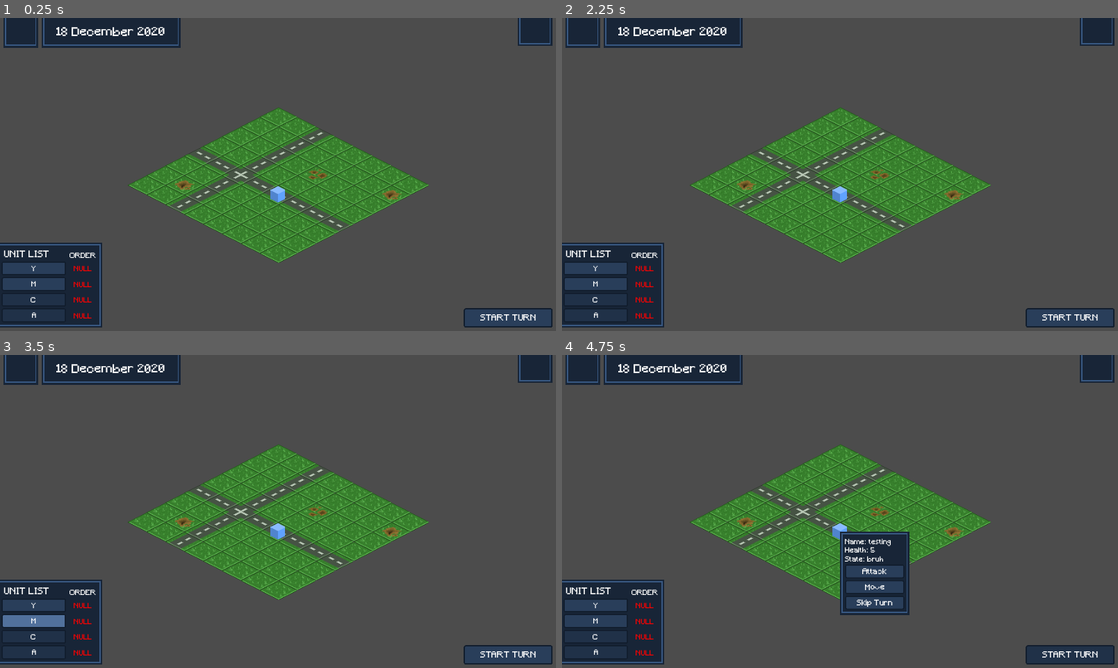
Above: before the commit, frames 1-4 (two rows, left to right).
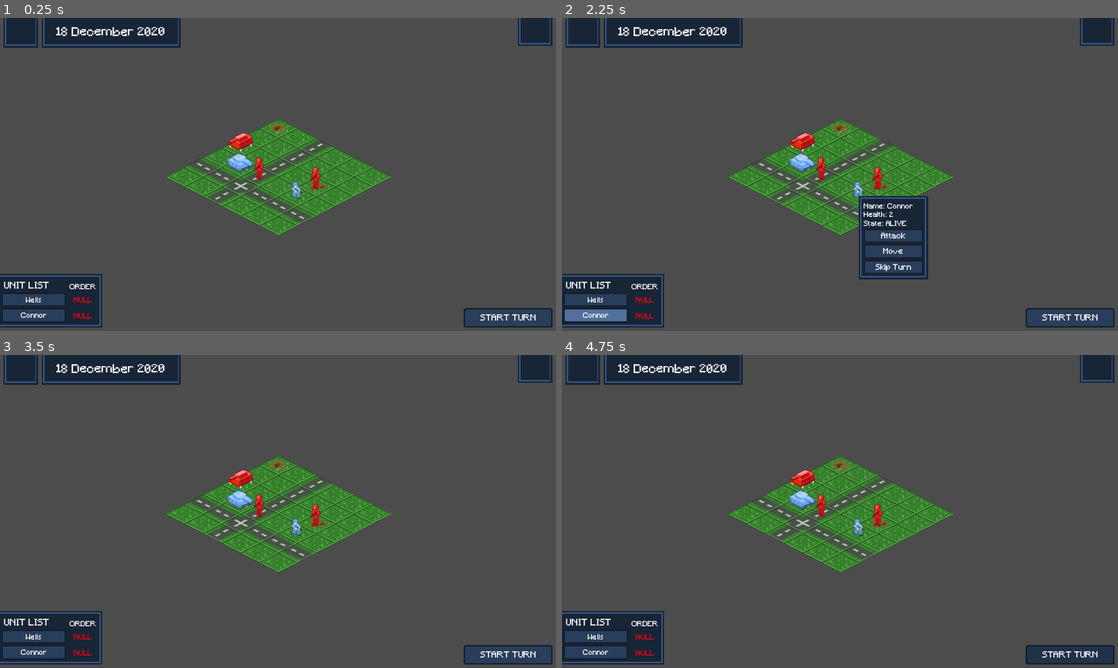
Above: after the commit, the same moments.

Repository: Xascoria/Brackeys
Game: Godot game, scene res://2Scenes/Level.tscn
Same seed, same stepped clock (60 frames per second), same inputs: the game is played once before the commit and once after it.
Inputs (mouse positions are in pixels of both pictures, inside the frame that each line leads up to):
- Up to frame 1 (0.25 s): no input
- Up to frame 2 (2.25 s): click (595, 299) at 0.5 s, where only the run after the commit has a clickable "Wells"; click (595, 268) at 1.25 s, where only the run before the commit has a clickable "Y"; click (595, 315) at 2 s, where only the run after the commit has a clickable "Connor"
- Up to frame 3 (3.5 s): click (33, 621) at 2.75 s, where only the run before the commit has a clickable "M"
- Up to frame 4 (4.75 s): click "START TURN" at 3.5 s; click (840, 530) at 4.27 s

The runs differ from the first frame. In frame 1, 13% of the frame differs, in the area x 0-78%, y 28-96%; in frame 2, 15%, in the area x 0-78%, y 28-97%; in frame 3, 13%; in frame 4, 14%.

Commit message:
Working on core-loop

Diff:
--- a/2Globals/BGMPlayer.gd
+++ b/2Globals/BGMPlayer.gd
@@ -15,3 +15,6 @@
 func mute_unmute():
 	stream_paused = not muted
 	muted = not muted
+
+	if not muted and not playing:
+		self.play()
--- a/2Scenes/Level.tscn
+++ b/2Scenes/Level.tscn
@@ -8,11 +8,13 @@
 script = ExtResource( 3 )
 
 [node name="Map" parent="." instance=ExtResource( 1 )]
-position = Vector2( 640, 204.107 )
+position = Vector2( 640, 230 )
 scale = Vector2( 1.4, 1.4 )
 
 [node name="UI" parent="." instance=ExtResource( 2 )]
 [connection signal="turn_finished" from="Map" to="." method="_on_Map_turn_finished"]
 [connection signal="unit_clicked" from="Map" to="." method="_on_Map_unit_clicked"]
+[connection signal="menu" from="UI" to="." method="_on_UI_menu"]
+[connection signal="restart" from="UI" to="." method="_on_UI_restart"]
 [connection signal="startTurn" from="UI" to="." method="_on_UI_startTurn"]
 [connection signal="unit_selected" from="UI" to="." method="_on_UI_unit_selected"]
--- a/2Scenes/Map.tscn
+++ b/2Scenes/Map.tscn
@@ -156,7 +156,7 @@
 tile_set = SubResource( 1 )
 cell_size = Vector2( 62, 32 )
 format = 1
-tile_data = PoolIntArray( 0, 7, 0, 1, 7, 0, 2, 1, 0, 3, 7, 0, 4, 7, 0, 5, 7, 0, 6, 7, 0, 7, 7, 0, 65536, 7, 0, 65537, 7, 0, 65538, 1, 0, 65539, 7, 0, 65540, 7, 0, 65541, 7, 0, 65542, 7, 0, 65543, 9, 0, 131072, 7, 0, 131073, 7, 0, 131074, 1, 0, 131075, 7, 0, 131076, 8, 0, 131077, 7, 0, 131078, 7, 0, 131079, 7, 0, 196608, 7, 0, 196609, 7, 0, 196610, 1, 0, 196611, 7, 0, 196612, 7, 0, 196613, 7, 0, 196614, 7, 0, 196615, 7, 0, 262144, 0, 0, 262145, 0, 0, 262146, 2, 0, 262147, 0, 0, 262148, 0, 0, 262149, 0, 0, 262150, 0, 0, 262151, 0, 0, 327680, 7, 0, 327681, 7, 0, 327682, 1, 0, 327683, 7, 0, 327684, 7, 0, 327685, 7, 0, 327686, 7, 0, 327687, 7, 0, 393216, 7, 0, 393217, 9, 0, 393218, 1, 0, 393219, 7, 0, 393220, 7, 0, 393221, 7, 0, 393222, 7, 0, 393223, 7, 0, 458752, 7, 0, 458753, 7, 0, 458754, 1, 0, 458755, 7, 0, 458756, 7, 0, 458757, 7, 0, 458758, 7, 0, 458759, 7, 0 )
+tile_data = PoolIntArray( 0, 9, 0, 1, 7, 0, 2, 1, 0, 3, 7, 0, 4, 7, 0, 5, 7, 0, 65536, 7, 0, 65537, 7, 0, 65538, 1, 0, 65539, 7, 0, 65540, 7, 0, 65541, 7, 0, 131072, 7, 0, 131073, 7, 0, 131074, 1, 0, 131075, 7, 0, 131076, 8, 0, 131077, 7, 0, 196608, 7, 0, 196609, 7, 0, 196610, 1, 0, 196611, 7, 0, 196612, 7, 0, 196613, 7, 0, 262144, 0, 0, 262145, 0, 0, 262146, 2, 0, 262147, 0, 0, 262148, 0, 0, 262149, 0, 0, 327680, 7, 0, 327681, 7, 0, 327682, 1, 0, 327683, 7, 0, 327684, 7, 0, 327685, 7, 0 )
 
 [node name="Predictions" type="TileMap" parent="."]
 mode = 1
--- a/2Scripts/Level.gd
+++ b/2Scripts/Level.gd
@@ -1,36 +1,105 @@
 #Script to run a level
 extends Node2D
 
-var test_instance
+onready var enemy_tank = preload("res://2Units/EnemyTank.tscn")
+onready var enemy_soldier = preload("res://2Units/EnemySoldier.tscn")
+onready var friendly_tank = preload("res://2Units/FriendlyTank.tscn")
+onready var friendly_soldier = preload("res://2Units/FriendlySoldier.tscn")
+
+var friendly_unit = []
+var enemy_unit = []
+
+#Format: Type, Name, Health, State, Enabled, Grid_Coord
+var level_contents = [
+	#Friendly
+	[
+		["tank", "Wells", 1, "ALIVE", true, Vector2(1,3)],
+		["soldier", "Connor", 2, "ALIVE", true, Vector2(4,3)]
+	],
+	#Enemies
+	[
+		["tank", "AX29", 2, "ALIVE", true, Vector2(0,2)],
+		["soldier", "GP33", 2, "ALIVE", true, Vector2(2,3)],
+		["soldier", "FK182", 2, "ALIVE", true, Vector2(4,2)]
+	]
+]
+
 func _ready():
 	BgmPlayer.change_song(load("res://Resources/TestMusic.wav"))
+	$Map.set_map_size(6)
 
-	$UI.set_units_num(4,["Y", "M", "C", "A"], [true, true, false, false])
-
-
-	$Map.set_map_size(8)
-	var testing = load("res://Scenes/UnitDemo.tscn")
-	test_instance = testing.instance()
-	test_instance.settings(true, 5, [1,1])
-
-	$Map.add_new_unit(test_instance, [4,4])
+	setup_level()
 
 	#Each unit should have an index to be used to communicate between Map, UI, and level
 
+#Function to setup the UI and units for a level
+func setup_level():
+	#Set UI units num and info
+	var unit_names = []
+	var unit_enabled = []
+	for i in level_contents[0]:
+		unit_names.append(i[1])
+		unit_enabled.append(i[4])
+	$UI.set_units_num( len(level_contents[0]) , unit_names, unit_enabled)
+
+	#Friendly units
+	var unit
+	for i in range(len(level_contents[0])):
+		if level_contents[0][i][0] == "tank":
+			unit = friendly_tank.instance()
+		elif level_contents[0][i][0] == "soldier":
+			unit = friendly_soldier.instance()
+		unit.setup(i, level_contents[0][i][1], level_contents[0][i][2], level_contents[0][i][3])
+		unit.flip_to_direction("right")
+		$Map.add_new_unit(unit, level_contents[0][i][5])
+		friendly_unit.append(unit)
+
+	#Hostile units
+	for i in range(len(level_contents[1])):
+		if level_contents[1][i][0] == "tank":
+			unit = enemy_tank.instance()
+		elif level_contents[1][i][0] == "soldier":
+			unit = enemy_soldier.instance()
+		unit.setup(i + len(level_contents[0]), level_contents[1][i][1], level_contents[1][i][2], level_contents[1][i][3])
+		unit.flip_to_direction("left")
+		$Map.add_new_unit(unit, level_contents[1][i][5])
+		friendly_unit.append(unit)
+
+#Use a bool to deal with the animation
+var animation_playing = false
+## Dealing with UI
 
 func _on_UI_startTurn():
+	animation_playing = true
 	pass
 
 	#Relay this info to the map so it can start playing the turn
 
+
+func _on_UI_unit_selected(index):
+	var relative_pos = $Map.calculate_pos(level_contents[0][index][5])
+	var true_pos = Vector2(relative_pos[0] * $Map.scale.x, relative_pos[1] * $Map.scale.y)
+
+	var UI_pos = $Map.position + true_pos
+
+	$UI.friendly_unit_details(index, friendly_unit[index].unit_name, friendly_unit[index].health,
+	friendly_unit[index].state, UI_pos)
+
+func _on_UI_menu():
+	pass # Replace with function body.
+
+func _on_UI_restart():
+	get_tree().reload_current_scene()
+
+## Interactions with the map
+
 func _on_Map_turn_finished():
+	animation_playing = false
 	$UI.enable_start_turn()
 
-func _on_UI_unit_selected(index):
-	pass # Replace with function body.
+func _on_Map_unit_clicked(index):
+	#Need to set for enemy too
+	var ref_to_unit = friendly_unit[index]
 
-func _on_Map_unit_clicked(index):
-	var mouse_pos = get_viewport().get_mouse_position()
-	$UI.friendly_unit_details("testing", 5, "bruh", mouse_pos)
-
-	pass
+	$UI.friendly_unit_details(index, ref_to_unit.unit_name, ref_to_unit.health, ref_to_unit.state,
+	get_viewport().get_mouse_position())
--- a/2Scripts/Map.gd
+++ b/2Scripts/Map.gd
@@ -32,11 +32,7 @@
 	units_matrix[coord[1]][coord[0]] = ref_to_unit
 	$UnitsYSort.add_child(ref_to_unit)
 
-	#Might need to change to standing position later on
 	ref_to_unit.position = calculate_pos(coord)
-
-	###PLACEHOLDER CODE
-	###CHANGE WHEN ACTUAL UNIT ARE DESIGNED
 	ref_to_unit.connect("clicked", self, "unit_clicked")
 
 signal unit_clicked(index)
@@ -68,8 +64,10 @@
 
 #A tile is clicked on
 #Process this info
+signal tile_clicked_on
 func tile_clicked_on(coord):
 	print(coord)
+	emit_signal("tile_clicked_on")
 
 #Make all tiles unclickable
 func clear_clickboxes():
--- a/2UI/FriendlyUnitUI.gd
+++ b/2UI/FriendlyUnitUI.gd
@@ -1,9 +1,26 @@
 extends Panel
+
+var index = 5
 
 func _ready():
 	pass # Replace with function body.
 
-func setup(unit_name, health:int, state):
+#Need index to show what the unit is
+func setup(index:int, unit_name, health:int, state):
+	self.index = index
 	$InnerPanel/Name.text = "Name: " + unit_name
 	$InnerPanel/Health.text = "\nHealth: " + str(health)
 	$InnerPanel/State.text = "\n\nState: " + state
+
+signal attack(index)
+signal move(index)
+func _on_Attack_pressed():
+	emit_signal("attack", index)
+	get_parent().hide()
+
+func _on_Move_pressed():
+	emit_signal("move", index)
+	get_parent().hide()
+
+func _on_SkipTurn_pressed():
+	get_parent().hide()
--- a/2UI/FriendlyUnitUI.tscn
+++ b/2UI/FriendlyUnitUI.tscn
@@ -183,3 +183,6 @@
 __meta__ = {
 "_edit_use_anchors_": false
 }
+[connection signal="pressed" from="InnerPanel/Attack" to="." method="_on_Attack_pressed"]
+[connection signal="pressed" from="InnerPanel/Move" to="." method="_on_Move_pressed"]
+[connection signal="pressed" from="InnerPanel/SkipTurn" to="." method="_on_SkipTurn_pressed"]
--- a/2UI/LevelUI.gd
+++ b/2UI/LevelUI.gd
@@ -3,9 +3,14 @@
 
 signal startTurn
 signal restart
+signal menu
 
 func _ready():
-	pass
+	#Check if music is muted
+	if BgmPlayer.muted:
+		$Popup/Content/Mute.text = "UNMUTE SOUND"
+	else:
+		$Popup/Content/Mute.text = "MUTE SOUND"
 
 func _on_StartTurn_pressed():
 	$StartTurn.disabled = true
@@ -28,7 +33,7 @@
 	emit_signal("restart")
 
 func _on_Menu_pressed():
-	pass # Replace with function body.
+	emit_signal("menu")
 
 ###
 ### UI update methods
@@ -44,7 +49,7 @@
 #Store the unit_buttons refs
 var unit_buttons = []
 
-#This affect the units number on the sidebar
+#This affect the number of units shown on the sidebar
 func set_units_num(num:int, names_array, enabled_array):
 	#Set the panel sizes
 	#This part uses 720 as hard code value
@@ -66,7 +71,7 @@
 func on_unit_button_pressed(index):
 	emit_signal("unit_selected", index)
 
-func friendly_unit_details(unit_name, health, state, show_position):
-	$FriendlyUnit/UnitDetails.setup(unit_name, health, state)
+func friendly_unit_details(index, unit_name, health, state, show_position):
+	$FriendlyUnit/UnitDetails.setup(index, unit_name, health, state)
 	$FriendlyUnit.rect_position = show_position
 	$FriendlyUnit.popup()
--- /dev/null
+++ b/2Units/EnemySoldier.gd
@@ -0,0 +1,28 @@
+#Friendly Soldier API
+extends Node2D
+
+var index
+var unit_name
+var health
+var state = ""
+
+func _ready():
+	pass
+
+func setup(index, unit_name, health, state):
+	self.index = index
+	self.unit_name = unit_name
+	self.health = health
+	self.state = state
+
+signal clicked(index)
+func _on_KinematicBody2D_input_event(_viewport, event, _shape_idx):
+	if event is InputEventMouseButton and event.pressed and event.button_index == BUTTON_LEFT:
+		emit_signal("clicked", index)
+
+#Flipping the sprite for animation
+func flip_to_direction(direction):
+	if direction == "left":
+		self.scale = Vector2(-1,1)
+	elif direction == "right":
+		self.scale = Vector2(1,1)
--- /dev/null
+++ b/2Units/EnemySoldier.tscn
@@ -0,0 +1,20 @@
+[gd_scene load_steps=3 format=2]
+
+[ext_resource path="res://2Units/EnemySoldier.gd" type="Script" id=1]
+[ext_resource path="res://2Resources/Units.png" type="Texture" id=2]
+
+[node name="Root" type="Node2D"]
+script = ExtResource( 1 )
+
+[node name="Sprite" type="Sprite" parent="."]
+position = Vector2( 0, -11 )
+texture = ExtResource( 2 )
+region_enabled = true
+region_rect = Rect2( 65, 0, 62, 80 )
+
+[node name="KinematicBody2D" type="KinematicBody2D" parent="."]
+input_pickable = true
+
+[node name="CollisionShape2D" type="CollisionPolygon2D" parent="KinematicBody2D"]
+polygon = PoolVector2Array( -3.17721, -31.3368, -3.45814, -30.494, -4.48822, -29.9321, -4.4414, -28.6211, -5.2842, -28.2465, -5.2842, -24.5944, -4.4414, -24.4071, -4.39458, -23.5643, -5.42467, -22.9088, -5.42467, -21.7851, -6.40793, -21.0359, -6.45475, -20.3336, -7.43802, -20.0526, -7.3912, -18.7416, -8.37446, -17.9925, -8.32764, -13.8253, -7.34437, -13.4975, -7.20391, -12.7016, -5.47149, -12.3738, -5.2842, 5.13765, -4.39458, 5.32494, -3.41132, 5.04401, 0.287628, 5.27811, 1.27089, 4.90354, 1.31771, 3.21794, 5.34442, 3.45205, 5.43806, -0.106426, 4.50162, -0.481003, 4.26751, -10.6414, 5.43806, -10.7819, 5.85946, -9.65813, 6.51497, -9.61131, 7.03001, -8.5344, 8.71561, -8.58123, 9.3243, -9.09627, 9.60523, -11.2969, 6.3745, -14.7617, 6.18721, -21.1764, 5.34442, -21.5041, 5.2976, -29.0893, 2.95649, -31.4304 )
+[connection signal="input_event" from="KinematicBody2D" to="." method="_on_KinematicBody2D_input_event"]
--- /dev/null
+++ b/2Units/EnemyTank.gd
@@ -0,0 +1,28 @@
+#Enemy Tank API
+extends Node2D
+
+var index
+var unit_name
+var health
+var state = ""
+
+func _ready():
+	pass
+
+func setup(index, unit_name, health, state):
+	self.index = index
+	self.unit_name = unit_name
+	self.health = health
+	self.state = state
+
+signal clicked(index)
+func _on_KinematicBody2D_input_event(_viewport, event, _shape_idx):
+	if event is InputEventMouseButton and event.pressed and event.button_index == BUTTON_LEFT:
+		emit_signal("clicked", index)
+
+#Flipping the sprite for animation
+func flip_to_direction(direction):
+	if direction == "left":
+		self.scale = Vector2(-1,1)
+	elif direction == "right":
+		self.scale = Vector2(1,1)
--- /dev/null
+++ b/2Units/EnemyTank.tscn
@@ -0,0 +1,20 @@
+[gd_scene load_steps=3 format=2]
+
+[ext_resource path="res://2Units/EnemyTank.gd" type="Script" id=1]
+[ext_resource path="res://2Resources/Units.png" type="Texture" id=2]
+
+[node name="Root" type="Node2D"]
+script = ExtResource( 1 )
+
+[node name="Sprite" type="Sprite" parent="."]
+position = Vector2( 0, -11 )
+texture = ExtResource( 2 )
+region_enabled = true
+region_rect = Rect2( 1, 0, 62, 80 )
+
+[node name="KinematicBody2D" type="KinematicBody2D" parent="."]
+input_pickable = true
+
+[node name="CollisionPolygon2D" type="CollisionPolygon2D" parent="KinematicBody2D"]
+polygon = PoolVector2Array( -20.5756, -18.2444, -20.4968, -10.5274, -21.5205, -9.81871, -21.4417, -5.88145, 1.86679, 5.2216, 19.112, -2.96789, 21.4743, -6.74765, 18.4033, -9.42498, 16.9071, -11.4724, 10.45, -15.3309, 10.2138, -17.3782, -4.82654, -24.859 )
+[connection signal="input_event" from="KinematicBody2D" to="." method="_on_KinematicBody2D_input_event"]
--- /dev/null
+++ b/2Units/FriendlySoldier.gd
@@ -0,0 +1,28 @@
+#Friendly Soldier API
+extends Node2D
+
+var index
+var unit_name
+var health
+var state = ""
+
+func _ready():
+	pass
+
+func setup(index, unit_name, health, state):
+	self.index = index
+	self.unit_name = unit_name
+	self.health = health
+	self.state = state
+
+signal clicked(index)
+func _on_KinematicBody2D_input_event(_viewport, event, _shape_idx):
+	if event is InputEventMouseButton and event.pressed and event.button_index == BUTTON_LEFT:
+		emit_signal("clicked", index)
+
+#Flipping the sprite for animation
+func flip_to_direction(direction):
+	if direction == "left":
+		self.scale = Vector2(1,1)
+	elif direction == "right":
+		self.scale = Vector2(-1,1)
--- /dev/null
+++ b/2Units/FriendlySoldier.tscn
@@ -0,0 +1,21 @@
+[gd_scene load_steps=3 format=2]
+
+[ext_resource path="res://2Units/FriendlySoldier.gd" type="Script" id=1]
+[ext_resource path="res://2Resources/Units.png" type="Texture" id=2]
+
+[node name="Root" type="Node2D"]
+script = ExtResource( 1 )
+
+[node name="Sprite" type="Sprite" parent="."]
+position = Vector2( 0, -11 )
+texture = ExtResource( 2 )
+region_enabled = true
+region_rect = Rect2( 129, 0, 62, 80 )
+
+[node name="KinematicBody2D" type="KinematicBody2D" parent="."]
+input_pickable = true
+
+[node name="CollisionShape2D" type="CollisionPolygon2D" parent="KinematicBody2D"]
+visible = false
+polygon = PoolVector2Array( 9.11284, -3.36568, 9.28961, 0.435019, 7.52184, 2.20279, 5.6215, 2.29117, 5.04697, 3.30764, 3.05823, 3.35183, 2.5721, 2.37956, 1.46725, 2.24698, 1.46725, -1.15597, 0.450779, -0.448866, 0.494972, 3.48442, 0.05303, 4.3683, -1.58215, 4.32411, -2.06829, 5.34057, -6.44351, 5.47315, -6.48771, 2.90989, -5.51544, 2.46795, -5.60382, -3.49826, -3.43831, -5.57539, -5.47124, -5.5312, -5.51544, -5.97314, -8.52064, -3.58665, -10.2884, -3.80762, -10.4652, -5.57539, -9.62549, -6.32669, -6.13415, -7.65252, -6.5319, -8.62479, -6.48771, -11.1439, -2.33345, -15.3423, -2.42184, -20.6456, 0.00883675, -23.0321, 4.60503, -23.0763, 7.16829, -20.9108, 7.30087, -16.3146, 6.24022, -15.4307, 9.51058, -12.5139, 9.46639, -9.68545, 6.50538, -7.56413, 6.50538, -3.45407 )
+[connection signal="input_event" from="KinematicBody2D" to="." method="_on_KinematicBody2D_input_event"]
--- /dev/null
+++ b/2Units/FriendlyTank.gd
@@ -0,0 +1,28 @@
+#Friendly Tank API
+extends Node2D
+
+var index
+var unit_name
+var health
+var state = ""
+
+func _ready():
+	pass
+
+func setup(index, unit_name, health, state):
+	self.index = index
+	self.unit_name = unit_name
+	self.health = health
+	self.state = state
+
+signal clicked(index)
+func _on_KinematicBody2D_input_event(_viewport, event, _shape_idx):
+	if event is InputEventMouseButton and event.pressed and event.button_index == BUTTON_LEFT:
+		emit_signal("clicked", index)
+
+#Flipping the sprite for animation
+func flip_to_direction(direction):
+	if direction == "left":
+		self.scale = Vector2(1,1)
+	elif direction == "right":
+		self.scale = Vector2(-1,1)
--- /dev/null
+++ b/2Units/FriendlyTank.tscn
@@ -0,0 +1,22 @@
+[gd_scene load_steps=3 format=2]
+
+[ext_resource path="res://2Units/FriendlyTank.gd" type="Script" id=1]
+[ext_resource path="res://2Resources/Units.png" type="Texture" id=2]
+
+[node name="Root" type="Node2D"]
+script = ExtResource( 1 )
+
+[node name="Sprite" type="Sprite" parent="."]
+position = Vector2( 0, -11 )
+texture = ExtResource( 2 )
+region_enabled = true
+region_rect = Rect2( 193, 0, 62, 80 )
+
+[node name="KinematicBody2D" type="KinematicBody2D" parent="."]
+input_pickable = true
+
+[node name="CollisionPolygon2D" type="CollisionPolygon2D" parent="KinematicBody2D"]
+position = Vector2( 0, -0.0787449 )
+scale = Vector2( -1, 1 )
+polygon = PoolVector2Array( -3.25, -22.2963, 7.125, -18.6713, 10.25, -15.7338, 10.25, -13.7963, 16.3125, -10.3588, 20.75, -5.48376, 20.1875, -3.85876, 21.1875, -2.60876, 21.0625, -0.233755, 20.0625, 1.20374, 18.0625, 1.26624, 17.6875, 0.891245, 14.125, 3.14124, 12, 2.95374, 6.25, 5.51624, 6.375, 7.14124, 1.0625, 9.20374, -1.625, 8.82874, -15.75, 1.89124, -17.875, 0.0787449, -17.875, -1.85876, -19.3125, -3.10876, -19.25, -5.29626, -21.0625, -6.17126, -21, -11.9213, -12.9375, -16.2338, -12.5625, -17.1713 )
+[connection signal="input_event" from="KinematicBody2D" to="." method="_on_KinematicBody2D_input_event"]
Binary file added: 2Resources/Buildings.png
Not shown, added: 2Resources/Buildings.png.import
Binary file added: 2Resources/Units.png
Not shown, added: 2Resources/Units.png.import
Binary file added: 2Resources/UnitsWithTiles.png
Not shown, added: 2Resources/UnitsWithTiles.png.import
